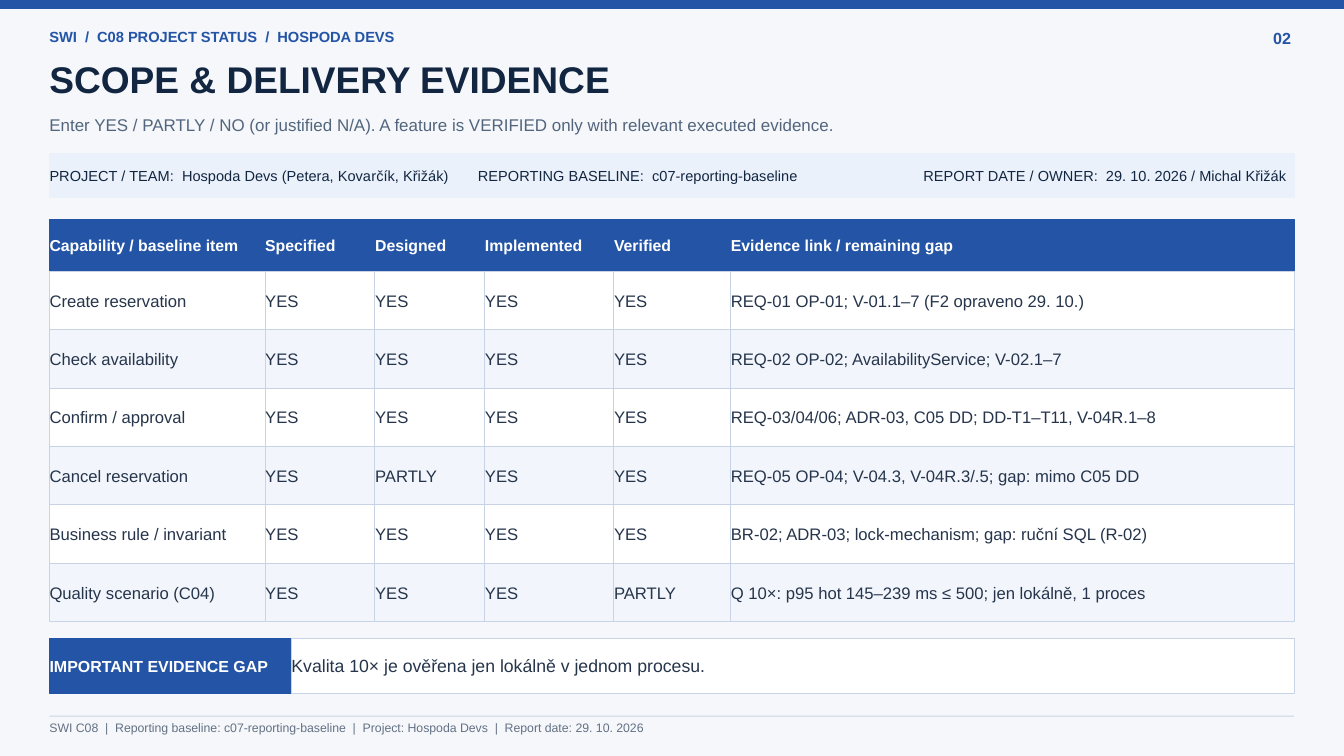
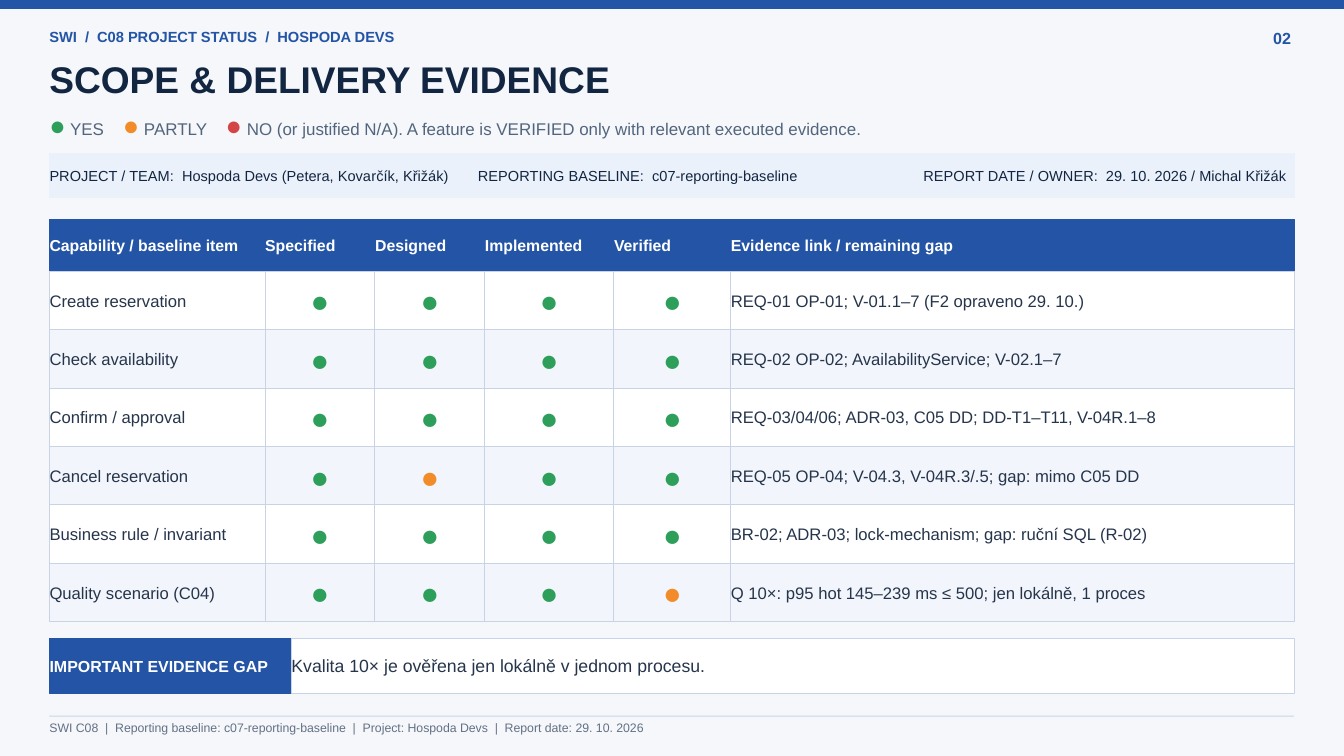
Before and after one commit to jaroslavpetera/swi_project, a slide deck: slide 2 of docs/c08-project-status.pptx. Drawn at 1344x756 pixels with LibreOffice and Linux fonts; fonts in the diff are those of the drawing. Boxes give left, top, right and bottom in pixels: in the first picture for what was removed or moved away, otherwise in the second. Text is boxed around its words. In the diff, an @@ line names an element or a change of style, - is before the commit and + after.

```diff
--- a/docs/c08-project-status.pptx
+++ b/docs/c08-project-status.pptx
@@ text at (70, 122, 861, 139): text changed @@
-Enter YES / PARTLY / NO (or justified N/A). A feature is VERIFIED only with relevant executed evidence.
+● YES ● PARTLY ● NO (or justified N/A). A feature is VERIFIED only with relevant executed evidence.
@@ text in rectangle at (265, 293, 298, 311): text changed; size 11.9 to 22 pt; text colour #26354B to #2E9E5B @@
-YES
+●
@@ text in rectangle at (375, 295, 408, 307): text changed; size 11.9 to 22 pt; text colour #26354B to #2E9E5B @@
-YES
+●
@@ text in rectangle at (485, 295, 518, 307): text changed; size 11.9 to 22 pt; text colour #26354B to #2E9E5B @@
-YES
+●
@@ text in rectangle at (614, 295, 647, 307): text changed; size 11.9 to 22 pt; text colour #26354B to #2E9E5B @@
-YES
+●
@@ text in rectangle at (265, 351, 298, 369): text changed; size 11.9 to 22 pt; text colour #26354B to #2E9E5B @@
-YES
+●
@@ text in rectangle at (375, 353, 408, 365): text changed; size 11.9 to 22 pt; text colour #26354B to #2E9E5B @@
-YES
+●
@@ text in rectangle at (485, 353, 518, 365): text changed; size 11.9 to 22 pt; text colour #26354B to #2E9E5B @@
-YES
+●
@@ text in rectangle at (614, 353, 647, 365): text changed; size 11.9 to 22 pt; text colour #26354B to #2E9E5B @@
-YES
+●
@@ text in rectangle at (265, 410, 298, 428): text changed; size 11.9 to 22 pt; text colour #26354B to #2E9E5B @@
-YES
+●
@@ text in rectangle at (375, 411, 408, 423): text changed; size 11.9 to 22 pt; text colour #26354B to #2E9E5B @@
-YES
+●
@@ text in rectangle at (485, 411, 518, 423): text changed; size 11.9 to 22 pt; text colour #26354B to #2E9E5B @@
-YES
+●
@@ text in rectangle at (614, 411, 647, 423): text changed; size 11.9 to 22 pt; text colour #26354B to #2E9E5B @@
-YES
+●
@@ text in rectangle at (265, 468, 298, 486): text changed; size 11.9 to 22 pt; text colour #26354B to #2E9E5B @@
-YES
+●
@@ text in rectangle at (375, 470, 437, 482): text changed; size 11.9 to 22 pt; text colour #26354B to #F28C28 @@
-PARTLY
+●
@@ text in rectangle at (485, 470, 518, 482): text changed; size 11.9 to 22 pt; text colour #26354B to #2E9E5B @@
-YES
+●
@@ text in rectangle at (614, 470, 647, 482): text changed; size 11.9 to 22 pt; text colour #26354B to #2E9E5B @@
-YES
+●
@@ text in rectangle at (265, 527, 298, 545): text changed; size 11.9 to 22 pt; text colour #26354B to #2E9E5B @@
-YES
+●
@@ text in rectangle at (375, 528, 408, 540): text changed; size 11.9 to 22 pt; text colour #26354B to #2E9E5B @@
-YES
+●
@@ text in rectangle at (485, 528, 518, 540): text changed; size 11.9 to 22 pt; text colour #26354B to #2E9E5B @@
-YES
+●
@@ text in rectangle at (614, 528, 647, 540): text changed; size 11.9 to 22 pt; text colour #26354B to #2E9E5B @@
-YES
+●
@@ text in rectangle at (265, 585, 298, 603): text changed; size 11.9 to 22 pt; text colour #26354B to #2E9E5B @@
-YES
+●
@@ text in rectangle at (375, 587, 408, 599): text changed; size 11.9 to 22 pt; text colour #26354B to #2E9E5B @@
-YES
+●
@@ text in rectangle at (485, 587, 518, 599): text changed; size 11.9 to 22 pt; text colour #26354B to #2E9E5B @@
-YES
+●
@@ text in rectangle at (614, 587, 676, 599): text changed; size 11.9 to 22 pt; text colour #26354B to #F28C28 @@
-PARTLY
+●
```
Also in this commit, not shown: 4 other slides changed.
